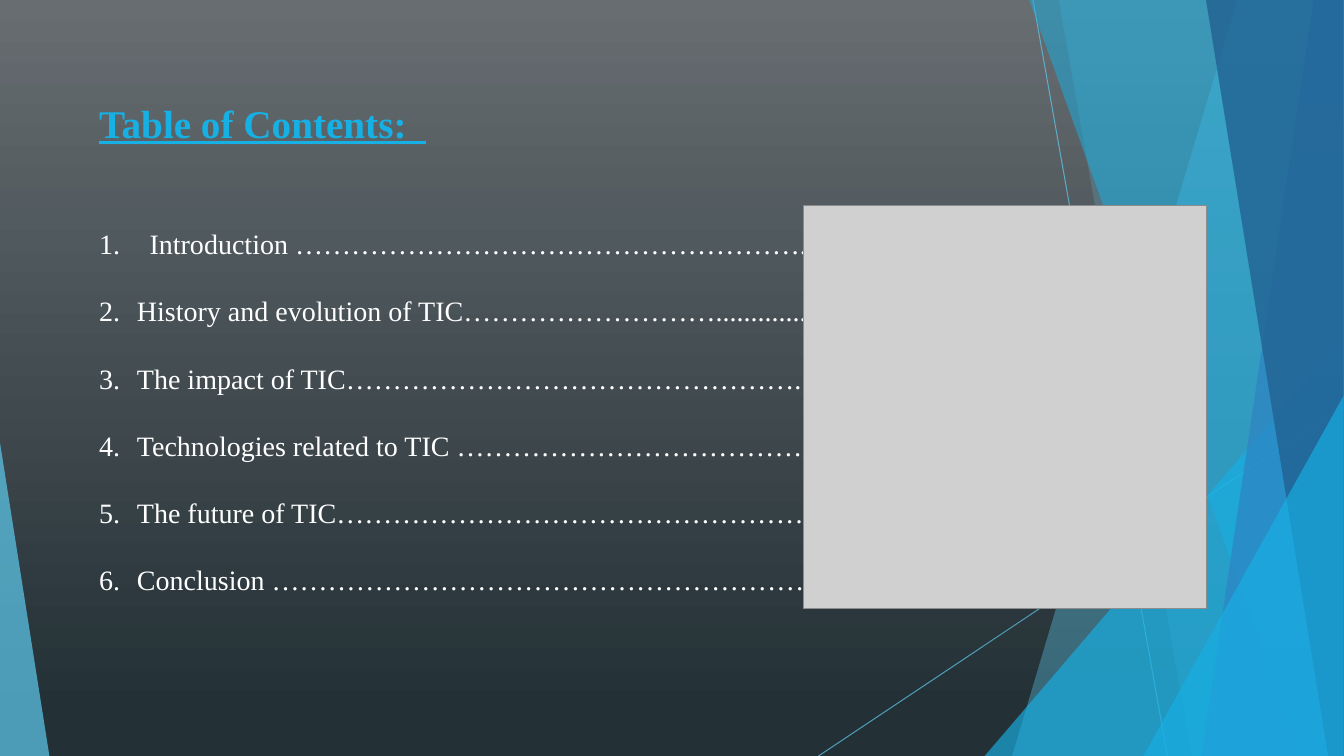
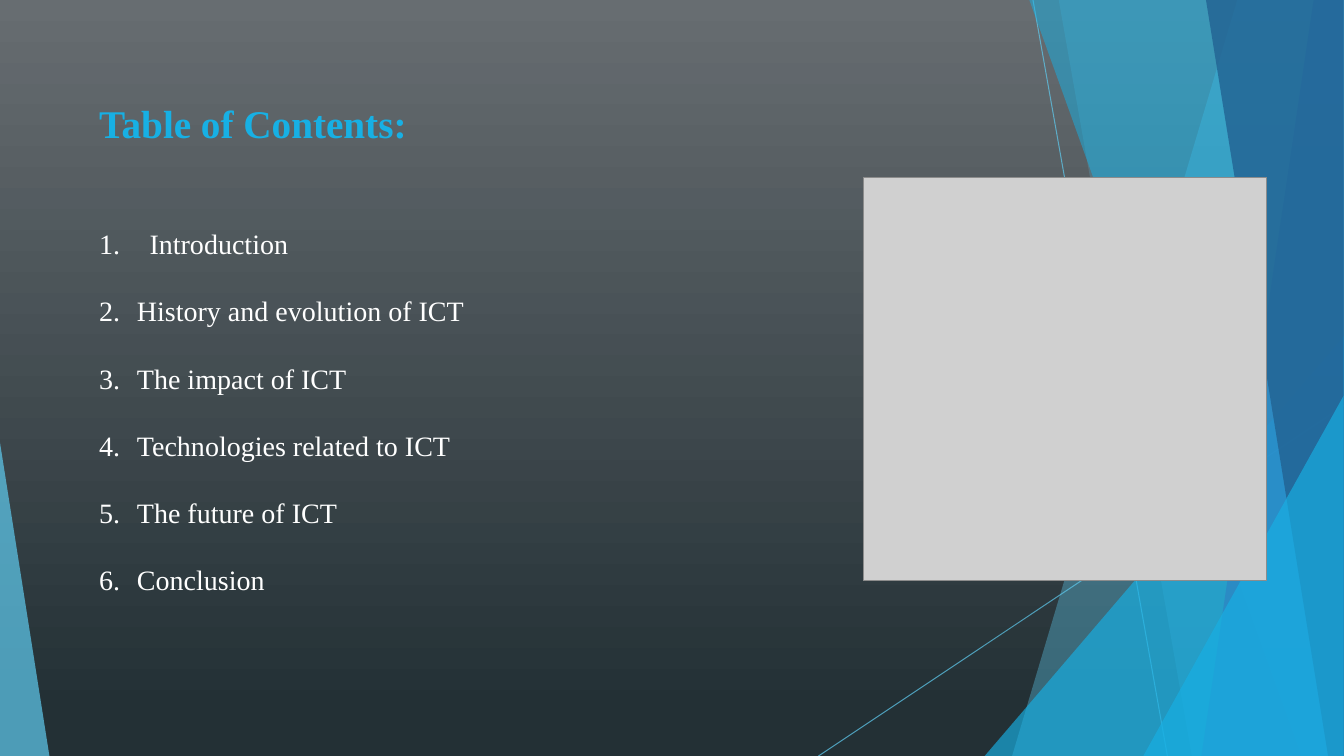
Before and after one commit to kamiri-lilia/projet-final, a slide deck: slide 2 of TIC_PP.pptx. Drawn at 1344x756 pixels with LibreOffice and Linux fonts; fonts in the diff are those of the drawing; grey boxes stand for pictures. Boxes give left, top, right and bottom in pixels: in the first picture for what was removed or moved away, otherwise in the second. Text is boxed around its words. In the diff, an @@ line names an element or a change of style, - is before the commit and + after.

```diff
--- a/TIC_PP.pptx
+++ b/TIC_PP.pptx
@@ text at [99,110,406,139]: underline off in "Table of Contents:" @@
@@ picture: place and size @@
-picture at [804,206,1207,609]
+picture at [863,177,1266,581]
@@ text at [137,234,464,591]: text changed @@
-1. Introduction ………………………………………………..
-2. History and evolution of TIC………………………..............
-3. The impact of TIC…………………………………………...
-4. Technologies related to TIC …………………………………
-5. The future of TIC…………………………………………….
-6. Conclusion …………………………………………………..
+1. Introduction
+2. History and evolution of ICT
+3. The impact of ICT
+4. Technologies related to ICT
+5. The future of ICT
+6. Conclusion
```
Also in this commit, not shown: 15 other slides changed, 2 slides added, 4 slides removed.
